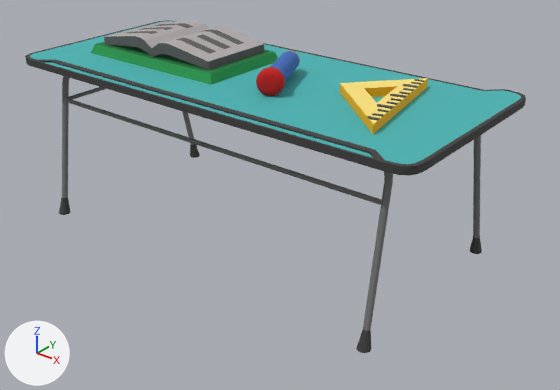
The FBX model Pass Or Fail/Assets/Zain_Meta/Meta-Assets/Dream-School-Final/FBX/Techer Table LEVEL-2-3.fbx as it was, and as the next commit left it.
One viewpoint serves both versions: a 50 mm camera at (2.83, -3.34, 2.37) aimed at (0.17, -0.02, 0.31). Every picture has the same lights, and +X, +Y and +Z are marked at lower left. Where no turn or scale is listed for an object, it has been applied to the vertices.

Objects in the first picture: 'Techer Table LEVEL-2-3'.
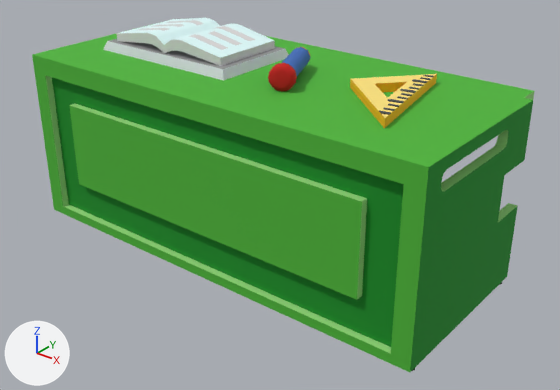
Changed parts and their boxes [x1, y1, x2, y2] in the pictures (560 x 390 px; the box of a moved part takes in the faces that stretch with it):
'Techer Table LEVEL-2-3', reshaped (6% taller): before [25, 20, 526, 353]; after [32, 18, 535, 372]
part 1 of me_mesh, moved or reshaped: before [256, 51, 300, 96]; after [268, 47, 310, 92]
part 2 of me_mesh, moved or reshaped: before [91, 42, 278, 85]; after [103, 39, 289, 80]
part 3 of me_mesh, moved or reshaped: before [340, 78, 428, 134]; after [350, 74, 437, 128]
part 4 of me_mesh, moved or reshaped: before [368, 116, 380, 121]; after [379, 110, 391, 115]
part 5 of me_mesh, moved or reshaped: before [386, 101, 398, 105]; after [388, 104, 400, 107]
part 6 of me_mesh, moved or reshaped: before [403, 84, 418, 88]; after [412, 79, 427, 83]
part 7 of me_mesh, moved or reshaped: before [377, 109, 389, 112]; after [397, 96, 408, 100]
part 8 of me_mesh, moved or reshaped: before [372, 113, 384, 117]; after [420, 77, 430, 80]
part 9 of me_mesh, added (green): after [32, 33, 535, 372]
part 10 of me_mesh, deleted: before [182, 111, 482, 254]
part 11 of me_mesh, deleted: before [69, 87, 106, 100]
part 12 of me_mesh, deleted: before [377, 104, 394, 109]
part 13 of me_mesh, moved or reshaped: before [25, 20, 526, 353]; after [117, 18, 502, 371]

The change, as a diff of the scene's bpy script:
```diff
--- a/Pass Or Fail/Assets/Zain_Meta/Meta-Assets/Dream-School-Final/FBX/Techer Table LEVEL-2-3.fbx.py
+++ b/Pass Or Fail/Assets/Zain_Meta/Meta-Assets/Dream-School-Final/FBX/Techer Table LEVEL-2-3.fbx.py
@@ me_mesh @@
 # used by ob_techer_table_level_2_3; location = (0.0, 0.0, 0.0)
-me_mesh.from_pydata(...)  # 849 vertices, 736 faces; spans x -1.4..1.4, y -0.66..0.66, z 0.0..1.2
+me_mesh.from_pydata(...)  # 685 vertices, 620 faces; spans x -1.36..1.44, y -0.59..0.69, z -0.08..1.2
+# me_mesh part 1: the loose piece of 121 vertices spanning x 0.09..0.39, y -0.32..0.18, z 1.04..1.19 is moved by (0.0, 0.1, 0.0)
+# me_mesh part 2: the loose piece of 12 vertices spanning x -1.11..-0.06, y -0.33..0.28, z 1.04..1.1 is moved by (0.0, 0.1, 0.0)
+# me_mesh part 3: the loose piece of 12 vertices spanning x 0.57..1.04, y -0.41..0.38, z 1.04..1.09 is moved by (0.0, 0.1, 0.0)
+# me_mesh part 4: the loose piece of 8 vertices spanning x 0.97..1.04, y -0.37..-0.34, z 1.09..1.1 is moved by (0.0, 0.1, 0.0)
+# me_mesh part 5: the loose piece of 8 vertices spanning x 0.93..0.99, y -0.12..-0.1, z 1.09..1.1 is moved by (0.02, -0.02, 0.0)
+# me_mesh part 6: the loose piece of 16 vertices spanning x 0.85..0.93, y 0.17..0.21, z 1.09..1.1 is moved by (0.0, 0.1, 0.0)
+# me_mesh part 7: the loose piece of 8 vertices spanning x 0.96..1.01, y -0.25..-0.22, z 1.09..1.1 is moved by (-0.02, 0.23, 0.0)
+# me_mesh part 8: the loose piece of 8 vertices spanning x 0.97..1.03, y -0.31..-0.29, z 1.09..1.1 is moved by (-0.11, 0.65, 0.0)
+# me_mesh part 9: a new loose piece of 230 vertices spanning x -1.36..1.44, y -0.59..0.69, z -0.05..1.04, in mat_atles_texture (picture img_atles_texture_tif)
+# me_mesh part 10: the loose piece of 160 vertices spanning x -1.23..1.23, y 0.39..0.66, z 0.0..1.02 is deleted
+# me_mesh part 11: the loose piece of 16 vertices spanning x -1.2..-1.18, y -0.49..0.45, z 0.75..0.77 is deleted
+# me_mesh part 12: the loose piece of 16 vertices spanning x 0.92..1.0, y -0.19..-0.15, z 1.09..1.1 is deleted
+# me_mesh part 13: 406 vertices removed from x -1.4..1.4, y -0.66..0.61, z 0.0..1.2; 204 vertices added at x -1.36..1.43, y -0.54..0.51, z -0.08..1.2
 me_mesh.materials.append(mat_atles_texture)
```
